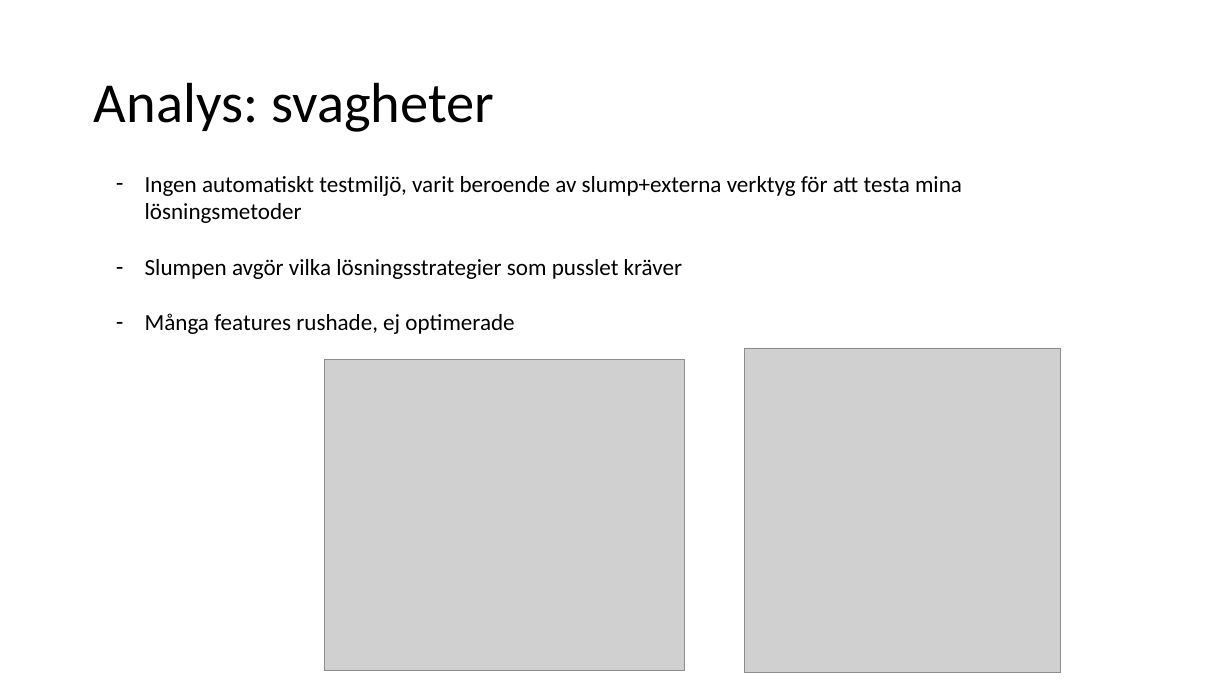
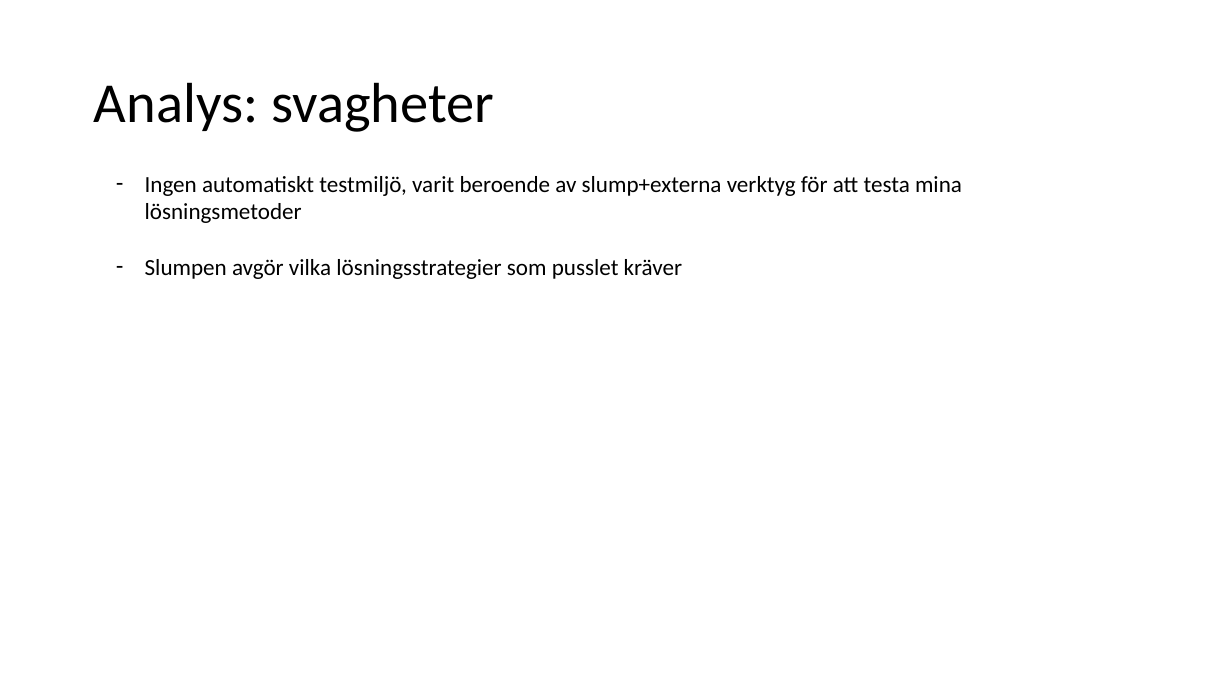
Before and after one commit to pythonpalle/sudoku, a slide deck: slide 3 of Procedurell_Generering_Utvardering.pptx. Drawn at 1232x693 pixels with LibreOffice and Linux fonts; fonts in the diff are those of the drawing; grey boxes stand for pictures. Boxes give left, top, right and bottom in pixels: in the first picture for what was removed or moved away, otherwise in the second. Text is boxed around its words. In the diff, an @@ line names an element or a change of style, - is before the commit and + after.

```diff
--- a/Procedurell_Generering_Utvardering.pptx
+++ b/Procedurell_Generering_Utvardering.pptx
@@ text at bbox=[145, 313, 514, 334]: paragraph removed @@
-– Många features rushade, ej optimerade
@@ picture removed at bbox=[744, 348, 1061, 674] @@
@@ picture removed at bbox=[325, 360, 685, 671] @@
```
Also in this commit, not shown: 9 other files.
